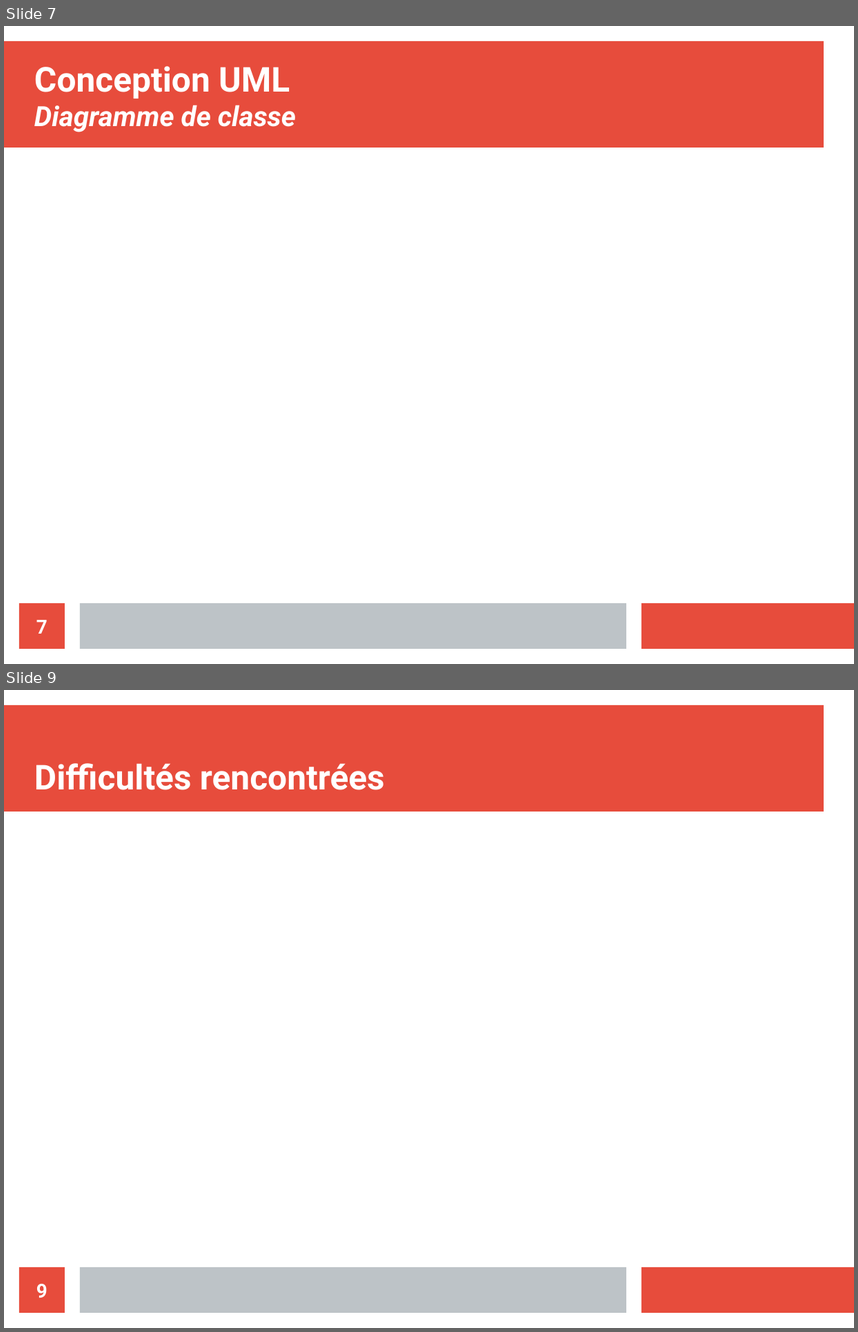
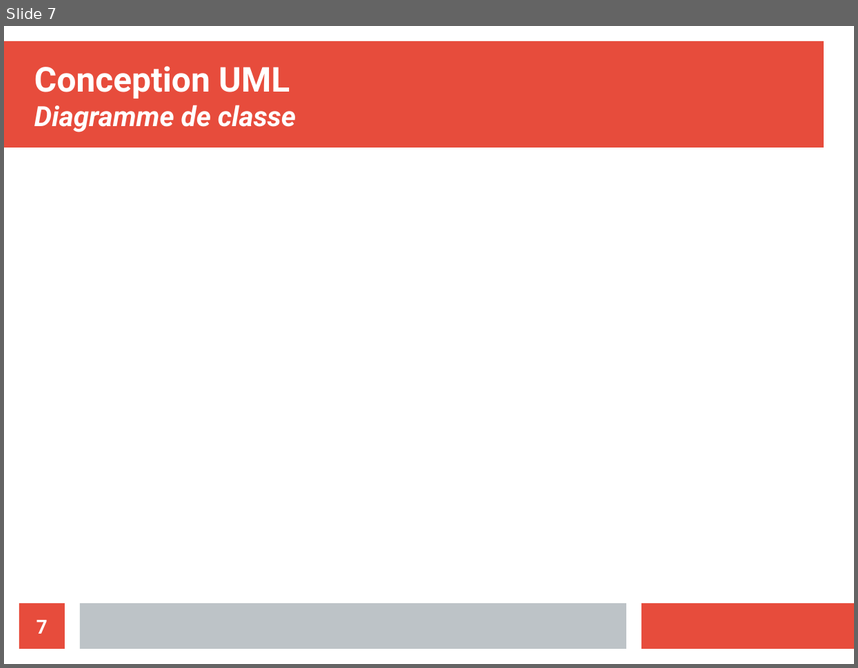
Before and after one commit to CravateRouge/JeVaisLeFaire, a slide deck: presBatailleNavale.odp. Shown one above the other, each under a label of ours: slides 7 and 9 before the commit, slide 7 after it; the slides between them are not shown. The pictures are 858x1332 and 858x668 pixels, drawn with LibreOffice and Linux fonts; fonts in the diff are those of the drawing. Boxes give left, top, right and bottom in pixels: in the first picture for what was removed or moved away, otherwise in the second. Text is boxed around its words. In the diff, an @@ line names an element or a change of style, - is before the commit and + after.

```diff
--- a/presBatailleNavale.odp
+++ b/presBatailleNavale.odp
@@ slide 9 removed at [4,690,854,1328], background #FFFFFF; not listed: 3 template elements that a slide beside it also shows @@
@@ title removed at [34,763,385,790] @@
-Difficultés rencontrées
@@ page number removed at [19,1267,65,1312] @@
-9
```
Also in this commit, not shown: 1 slide changed, 4 slides added, 1 other slide removed, 1 other file.
